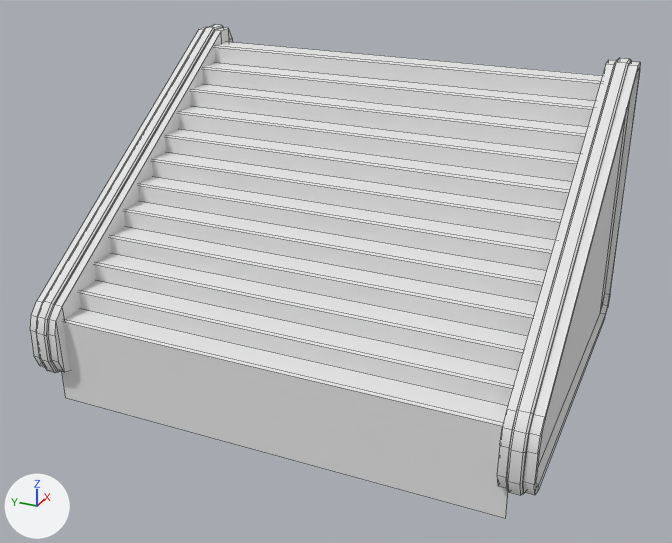
Renders of the OBJ model Assets/Models/Dry dock models/stairs.obj from each side of a commit.
The view is the same before and after, from a camera (50 mm lens) standing at (-28.1, -12.5, 15.8) and looking at (-0.6, -0.2, 2.0). The lights are fixed; the arrows at lower left show +X, +Y and +Z. Mesh edges are drawn as thin lines. Where no turn or scale is listed for an object, it has been applied to the vertices.

In view in the first picture: 'stairs'.
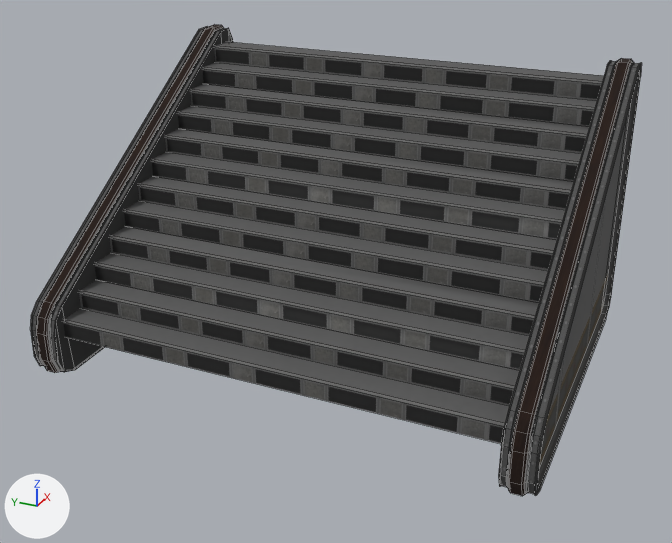
Pixel boxes [x1, y1, x2, y2] of what changed, in the pictures (672 x 543 px):
'stairs', reshaped: before [30, 25, 640, 518]; after [30, 25, 642, 496]
part 1 of me_stairs, built on: before [30, 26, 640, 495]; after [30, 26, 642, 496]
part 2 of me_stairs, recoloured (white to grey): [36, 25, 628, 495] in both

The edits, one by one:
Picture 'scifiPlane_SciFiTrim_AlbedoTransparency.png' (img_scifiplane_scifitrim_albedotransparency_png) is new.
Material 'lambert2SG' (mat_lambert2sg) is new.
Its texture is img_scifiplane_scifitrim_albedotransparency_png.
Its roughness is 1.0.
me_stairs is used by ob_stairs; location (0.0, 0.0, 0.0).
me_stairs had 314 vertices, 274 faces and spanned x -6.5..6.5, y -8.9..8.9, z -2.3..9.0.
me_stairs now has 511 vertices, 466 faces and spans x -6.5..6.5, y -8.9..8.9, z -1.4..9.0.
Part 1, on me_stairs:
24 vertices are removed from x 5.5..6.5, y -8.8..-7.7, z -1.0..9.0.
106 faces are deleted.
3 vertices in x 6.1..6.3, y -8.5, z -0.7..8.9 move by (0.0, -0.4, 0.0).
6 vertices move from x -5.9..6.2, y -8.8..8.2, z -2.3..8.9 to x -5.9..6.4, y -8.8..8.2, z 0.2..8.9.
206 vertices are added at x -6.4..6.5, y -8.9..8.8, z -1.2..8.9.
5 new vertices lie (0.6, 0.0, 0.0) away from vertices in x 5.5, y -8.6..-8.1, z 8.9..9.0.
5 new vertices lie (0.5, 0.0, 0.2) away from vertices in x 5.5..5.6, y -8.8..-7.9, z -1.0..-0.9.
5 new vertices lie (0.0, 16.3, 0.0) away from vertices in x -3.9..3.9, y -8.1, z 1.6..7.0.
298 new faces join them.
me_stairs part 2: 172 faces spanning x -6.5..6.5, y -8.9..8.9, z -1.4..9.0 switch from mat_initialshadinggroup (white #e7e7e7) to mat_lambert2sg (picture img_scifiplane_scifitrim_albedotransparency_png).
